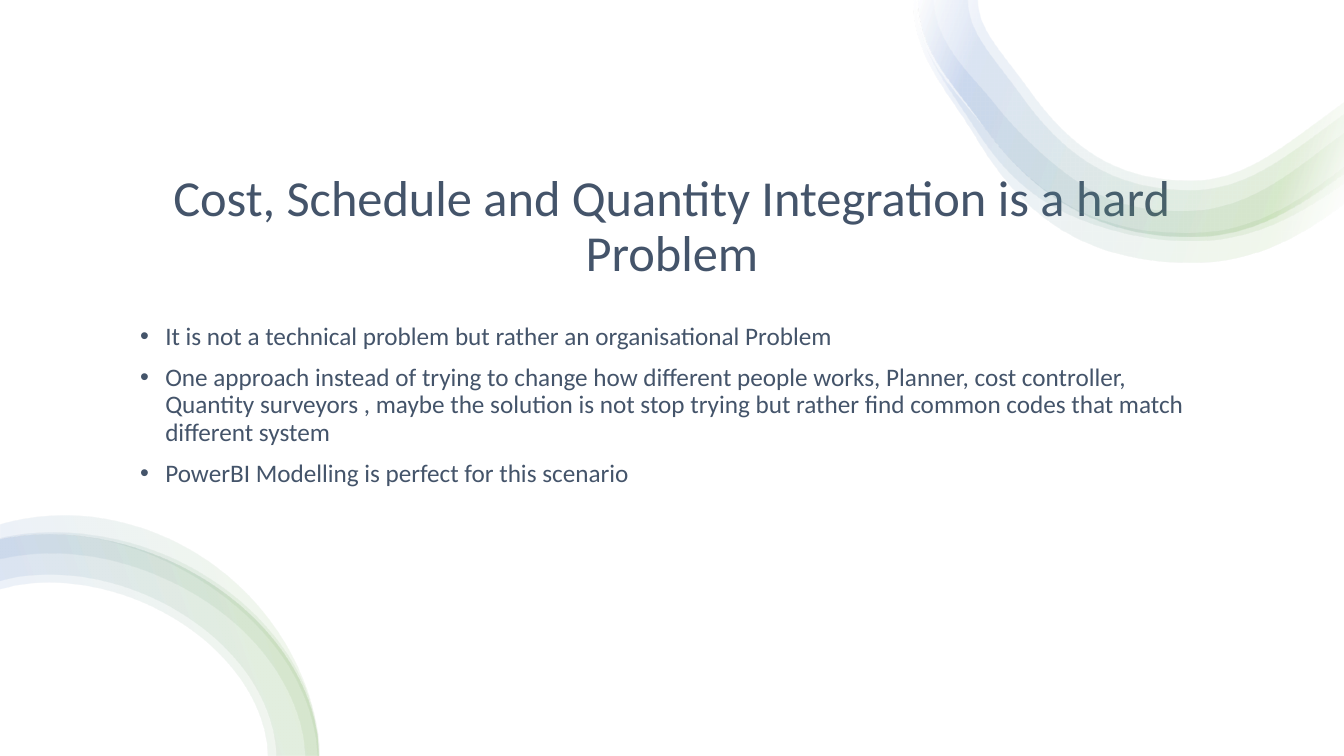
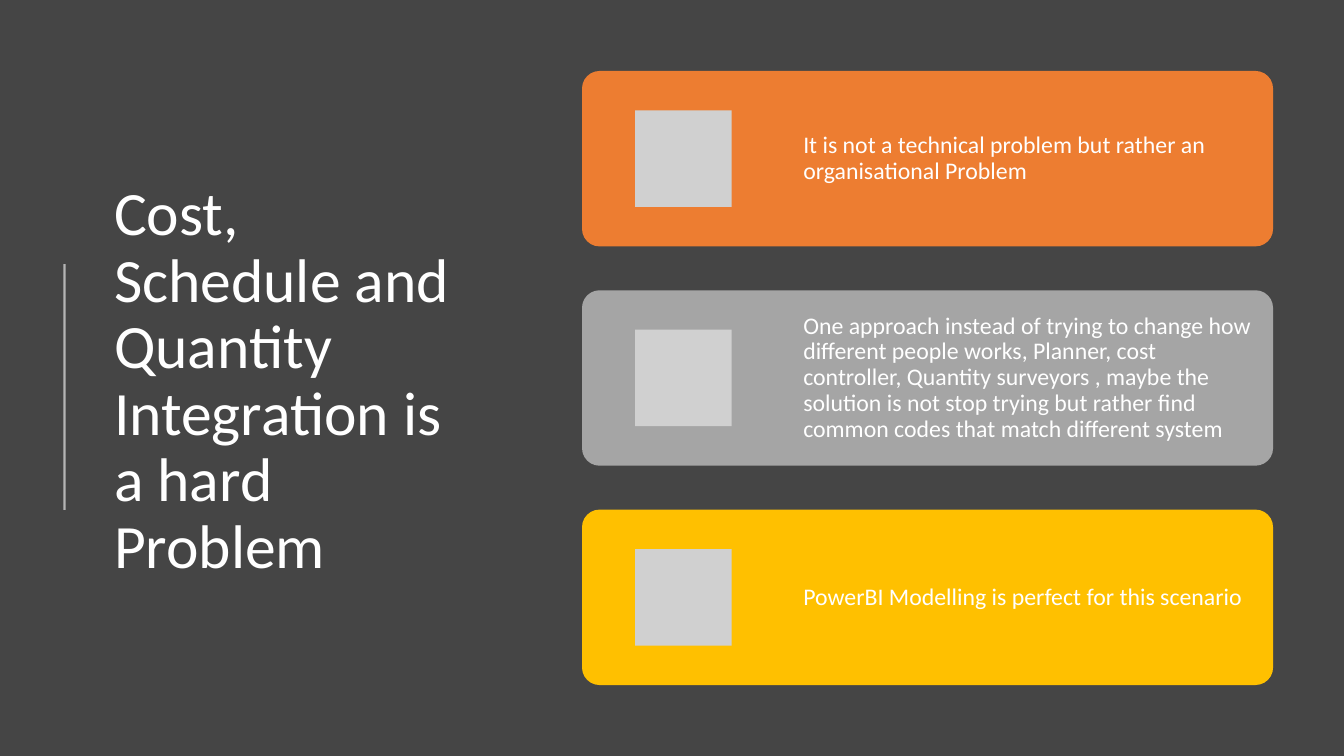
Before and after one commit to djouallah/projectcontrolpresentation, a slide deck: slide 4 of PowerBI as an integration tool in Project Controls.pptx. Drawn at 1344x756 pixels with LibreOffice and Linux fonts; fonts in the diff are those of the drawing; grey boxes stand for pictures. Boxes give left, top, right and bottom in pixels: in the first picture for what was removed or moved away, otherwise in the second. Text is boxed around its words. In the diff, an @@ line names an element or a change of style, - is before the commit and + after.

```diff
--- a/PowerBI as an integration tool in Project Controls.pptx
+++ b/PowerBI as an integration tool in Project Controls.pptx
@@ background #FFFFFF to #454545 @@
@@ rectangle removed at [0, 0, 1344, 756] @@
@@ group removed at [914, 0, 1344, 263]: 4 freeform shapes @@
@@ title "Cost, Schedule and Quantity Integration ...": place and size @@
-title "Cost, Schedule and Quantity Integration ..." at [173, 175, 1170, 272]
+title "Cost, Schedule and Quantity Integration ..." at [114, 195, 449, 569]
@@ title "Cost, Schedule and Quantity Integration ..." at [114, 195, 449, 569]: size 36 to 44 pt, text colour #44546A to #FFFFFF; alignment centre to left; vertical alignment bottom to middle @@
@@ line added from (65, 264) to (65, 510), #FFFFFF 1.5 pt @@
@@ text "One approach instead of trying ...": place and size @@
-text "One approach instead of trying ..." at [165, 327, 1183, 487]
+text "One approach instead of trying ..." at [803, 317, 1251, 441]
@@ text "One approach instead of trying ..." at [803, 317, 1251, 441]: size 18 to 17 pt, text colour #44546A to #FFFFFF; bullet • to none; less space between paragraphs; vertical alignment top to middle @@
@@ text at [165, 327, 831, 350]: paragraph removed @@
-• It is not a technical problem but rather an organisational Problem
@@ text at [165, 464, 628, 487]: paragraph removed @@
-• PowerBI Modelling is perfect for this scenario
@@ group removed at [0, 516, 320, 756]: 4 freeform shapes @@
@@ group added at [582, 71, 1273, 686]: 3 rounded rectangles, 3 pictures, 2 texts @@
+It is not a technical problem but rather an organisational Problem
+PowerBI Modelling is perfect for this scenario
```
Also in this commit, not shown: 6 other slides changed, 1 slide removed, 2 other files.
